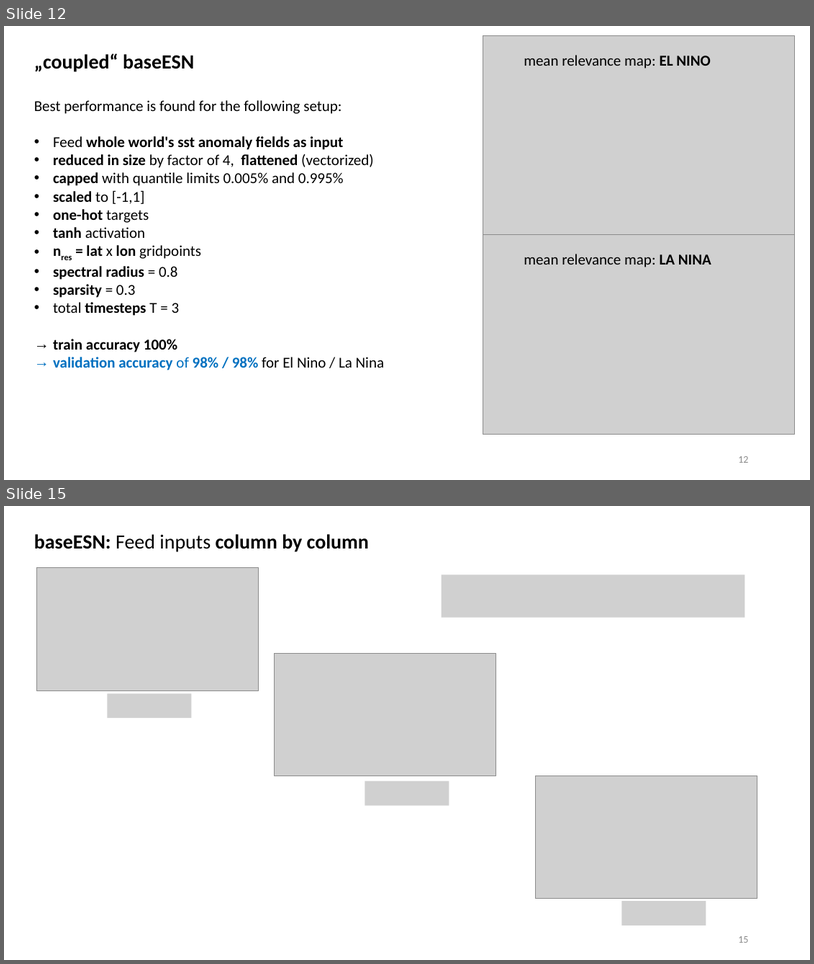
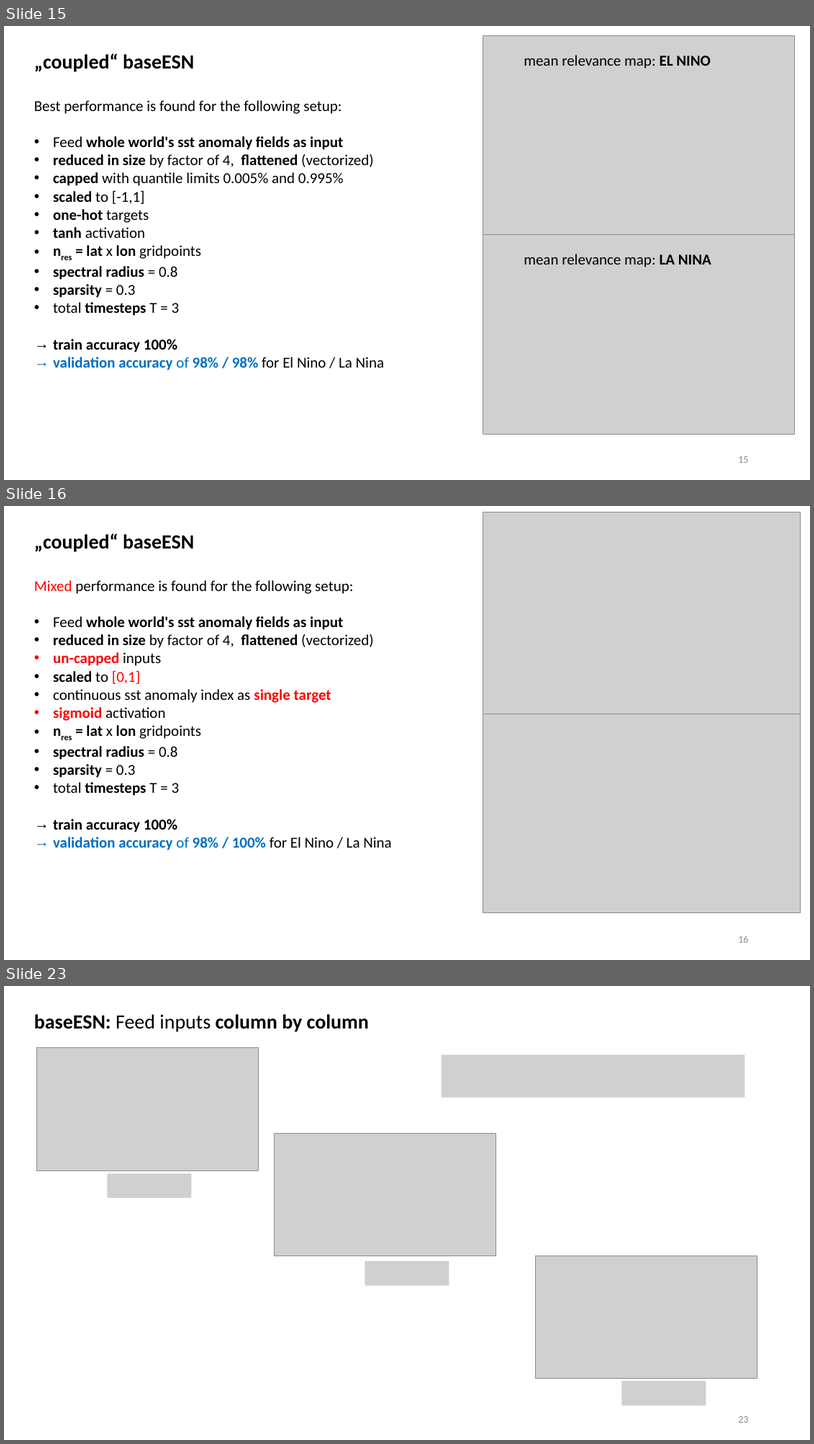
Before and after one commit to MarcoLandtHayen/EchoStateNetworks, a slide deck: ESN_exp09_Classification_LRP.pptx. Shown one above the other, each under a label of ours: slides 12 and 15 before the commit, slides 15, 16 and 23 after it; the slides between them are not shown. The pictures are 814x964 and 814x1444 pixels, drawn with LibreOffice and Linux fonts; fonts in the diff are those of the drawing; grey boxes stand for pictures. Boxes give left, top, right and bottom in pixels: in the first picture for what was removed or moved away, otherwise in the second. Text is boxed around its words. In the diff, an @@ line names an element or a change of style, - is before the commit and + after.

Commit message:
duplicated ESN_exp09 to have second part for trying especially ESN models on un-capped inputs with scaling to [0,1], sigmoid activation and single continuous sst anomaly index target plus modified wrap up slides

```diff
--- a/ESN_exp09_Classification_LRP.pptx
+++ b/ESN_exp09_Classification_LRP.pptx
@@ slide 16 added at [4, 506, 810, 960], background #FFFFFF @@
@@ picture added at [484, 512, 801, 715] @@
@@ text added at [34, 533, 194, 552], 24 pt, text #000000, bold @@
+„coupled“ baseESN
@@ text added at [34, 580, 391, 850], 18 pt, text #000000, bold @@
+Mixed performance is found for the following setup:
+• Feed whole world's sst anomaly fields as input
+• reduced in size by factor of 4, flattened (vectorized)
+• un-capped inputs
+• scaled to [0,1]
+• continuous sst anomaly index as single target
+• sigmoid activation
+• nres = lat x lon gridpoints
+• spectral radius = 0.8
+• sparsity = 0.3
+• total timesteps T = 3
+→ train accuracy 100%
+→ validation accuracy of 98% / 100% for El Nino / La Nina
@@ picture added at [484, 713, 801, 913] @@
@@ page number added at [738, 936, 748, 942], 12 pt, text #8C8C8C @@
+16
@@ what was slide 12 is now slide 15 @@
@@ page number at [738, 456, 748, 462]: text changed @@
-12
+15
@@ what was slide 15 is now slide 23 @@
@@ page number at [738, 1416, 748, 1422]: text changed @@
-15
+23
```
Also in this commit, not shown: 5 slides changed, 9 other slides added, 2 other files.
